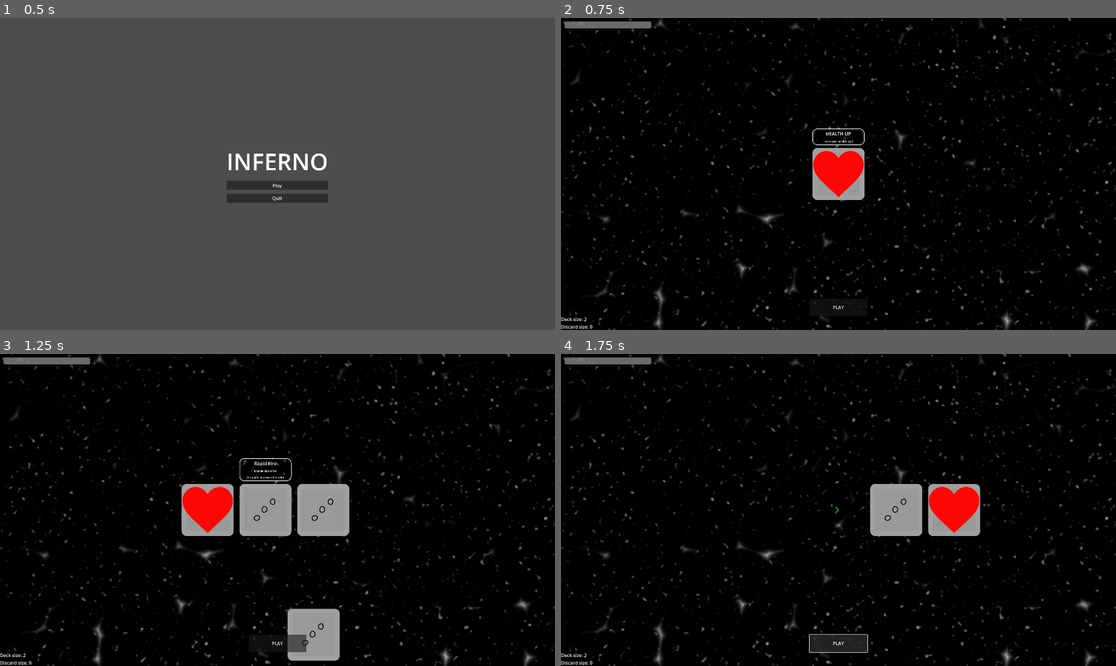
Above: before the commit, frames 1-4 (two rows, left to right).
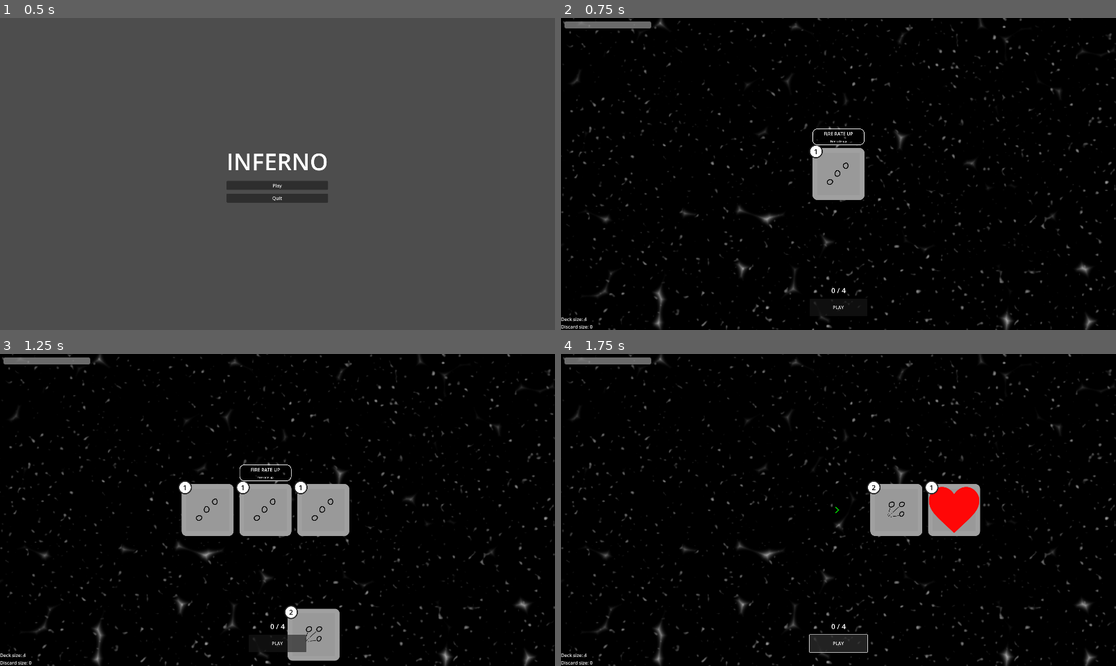
Above: after the commit, the same moments.

Repository: wpuerner/inferno
Game: Godot game, scene res://scenes/main_menu.tscn
The game is run twice, just before and just after one commit, with the same random seed, the same clock (stepped at 60 frames per second) and the same inputs.
Inputs:
- Up to frame 1 (0.5 s): no input
- Up to frame 2 (0.75 s): click "Play" at 0.5 s
- Up to frame 3 (1.25 s): no input
- Up to frame 4 (1.75 s): click "PLAY" at 1.25 s

Frame 1 is identical in both runs. In frame 2, 1.1% of the frame differs, in the area x 4-55%, y 36-98%; in frame 3, 1.5%, in the area x 4-59%, y 33-98%; in frame 4, 0.3%.

Commit message:
add costs to runes and enforce max hand cost

Diff:
--- a/scenes/interface/hand_interface/hand.gd
+++ b/scenes/interface/hand_interface/hand.gd
@@ -2,9 +2,12 @@
 
 signal was_closed
 
+@export var capacity_label: Label
+
 @onready var deck_global_position: Vector2 = Vector2(get_viewport_rect().size.x / 2, get_viewport_rect().size.y + 200)
 
 const SEPARATION: int = 200
+const MAX_CAPACITY: int = 4
 
 var selected_cards: Array[RuneCard] = []
 
@@ -13,6 +16,7 @@
 		card.rune.activate()
 
 func open_with_runes(runes: Array[Rune]):
+	_update_capacity_label()
 	for rune in runes:
 		add_rune(rune)
 		await get_tree().create_timer(0.2).timeout
@@ -55,8 +59,19 @@
 	var y_pos: int = 0
 	if selected_cards.has(rune_card):
 		selected_cards.erase(rune_card)
-	else:
+	elif _hand_cost() + rune_card.rune.cost <= MAX_CAPACITY:
 		selected_cards.append(rune_card)
 		y_pos = -100
 	var tween: Tween = get_tree().create_tween()
 	tween.tween_property(rune_card, "position", Vector2(rune_card.position.x, y_pos), 0.1)
+	_update_capacity_label()
+
+func _hand_cost() -> int:
+	if selected_cards.is_empty(): return 0
+	var sum: int = 0
+	for card in selected_cards:
+		sum += card.rune.cost
+	return sum
+
+func _update_capacity_label():
+	capacity_label.text = str(_hand_cost(), " / ", MAX_CAPACITY)
--- a/scenes/main.tscn
+++ b/scenes/main.tscn
@@ -7,6 +7,7 @@
 [ext_resource type="Script" path="res://scenes/debug_display.gd" id="11_yos21"]
 [ext_resource type="Script" path="res://scenes/handlers/rune_pool.gd" id="12_pu1ml"]
 [ext_resource type="PackedScene" uid="uid://drn72cu2ncene" path="res://scenes/runes/rapid_fire/rapid_fire.tscn" id="13_g0dpi"]
+[ext_resource type="PackedScene" uid="uid://v55nyikrr6u6" path="res://scenes/runes/scatter_shot/scatter_shot.tscn" id="15_2rxl3"]
 [ext_resource type="PackedScene" uid="uid://bol8r1078ljn6" path="res://scenes/interface/hand_interface/hand.tscn" id="19_j6yop"]
 [ext_resource type="PackedScene" uid="uid://dyxjrdhdnrs2b" path="res://scenes/game_camera.tscn" id="20_q2ocl"]
 
@@ -60,6 +61,10 @@
 [node name="HealthUp2" parent="RunePool" instance=ExtResource("6_xrlci")]
 
 [node name="HealthUp3" parent="RunePool" instance=ExtResource("6_xrlci")]
+
+[node name="ScatterShot" parent="RunePool" instance=ExtResource("15_2rxl3")]
+
+[node name="ScatterShot2" parent="RunePool" instance=ExtResource("15_2rxl3")]
 
 [node name="GameplayOverlayCanvasLayer" type="CanvasLayer" parent="."]
 
@@ -124,9 +129,9 @@
 "
 
 [node name="HandCanvasLayer" type="CanvasLayer" parent="."]
-visible = false
 
-[node name="Hand" parent="HandCanvasLayer" instance=ExtResource("19_j6yop")]
+[node name="Hand" parent="HandCanvasLayer" node_paths=PackedStringArray("capacity_label") instance=ExtResource("19_j6yop")]
+capacity_label = NodePath("../MarginContainer/VBoxContainer/CapacityLabel")
 
 [node name="MarginContainer" type="MarginContainer" parent="HandCanvasLayer"]
 anchors_preset = 15
@@ -136,7 +141,21 @@
 grow_vertical = 2
 theme_override_constants/margin_bottom = 48
 
-[node name="PlayButton" type="Button" parent="HandCanvasLayer/MarginContainer"]
+[node name="VBoxContainer" type="VBoxContainer" parent="HandCanvasLayer/MarginContainer"]
+layout_mode = 2
+size_flags_horizontal = 4
+size_flags_vertical = 8
+theme_override_constants/separation = 12
+alignment = 2
+
+[node name="CapacityLabel" type="Label" parent="HandCanvasLayer/MarginContainer/VBoxContainer"]
+layout_mode = 2
+theme_override_font_sizes/font_size = 24
+text = "4 / 4"
+horizontal_alignment = 1
+vertical_alignment = 1
+
+[node name="PlayButton" type="Button" parent="HandCanvasLayer/MarginContainer/VBoxContainer"]
 custom_minimum_size = Vector2(200, 60)
 layout_mode = 2
 size_flags_horizontal = 4
@@ -164,5 +183,5 @@
 [connection signal="was_killed" from="Player" to="." method="_on_player_was_killed"]
 [connection signal="pressed" from="GameplayMenuCanvasLayer/GameOverMenu/MarginContainer/HBoxContainer/NewRunButton" to="." method="_on_new_run_button_pressed"]
 [connection signal="pressed" from="GameplayMenuCanvasLayer/GameOverMenu/MarginContainer/HBoxContainer/QuitButton" to="." method="_on_quit_button_pressed"]
-[connection signal="pressed" from="HandCanvasLayer/MarginContainer/PlayButton" to="." method="_on_play_button_pressed"]
+[connection signal="pressed" from="HandCanvasLayer/MarginContainer/VBoxContainer/PlayButton" to="." method="_on_play_button_pressed"]
 [connection signal="timeout" from="EnemySpawnTimer" to="." method="_on_enemy_spawn_timer_timeout"]
--- a/scenes/runes/health_up/health_up.tscn
+++ b/scenes/runes/health_up/health_up.tscn
@@ -11,3 +11,4 @@
 display_name = "HEALTH UP"
 icon = ExtResource("4_ispdr")
 effect_description = "Increases health by 1"
+cost = 1
--- a/scenes/runes/rapid_fire/rapid_fire.tscn
+++ b/scenes/runes/rapid_fire/rapid_fire.tscn
@@ -5,7 +5,7 @@
 
 [node name="RapidFire" type="Node"]
 script = ExtResource("1_ju18h")
-display_name = "Rapid Fire"
+display_name = "FIRE RATE UP"
 icon = ExtResource("1_0otus")
-effect_description = "Enable auto-fire"
-stack_description = "On stack: increase fire rate"
+effect_description = "Fire rate up"
+cost = 1
--- a/scenes/runes/rune.gd
+++ b/scenes/runes/rune.gd
@@ -5,6 +5,7 @@
 @export var rarity: Rarity
 @export var effect_description: String
 @export var stack_description: String
+@export var cost: int
 
 var is_in_deck: bool = false
 
--- a/scenes/runes/rune_card/rune_card.gd
+++ b/scenes/runes/rune_card/rune_card.gd
@@ -12,6 +12,7 @@
 			var label: Label = $InfoPanel.find_child("StackDescriptionLabel")
 			label.visible = true
 			label.text = rune.stack_description
+		$Panel/CostLabel.text = str(rune.cost)
 
 func _on_mouse_entered():
 	$InfoPanel.visible = true
--- a/scenes/runes/rune_card/rune_card.tscn
+++ b/scenes/runes/rune_card/rune_card.tscn
@@ -16,6 +16,18 @@
 corner_radius_top_right = 16
 corner_radius_bottom_right = 16
 corner_radius_bottom_left = 16
+
+[sub_resource type="StyleBoxFlat" id="StyleBoxFlat_4u1pi"]
+bg_color = Color(1, 1, 1, 1)
+border_width_left = 4
+border_width_top = 4
+border_width_right = 4
+border_width_bottom = 4
+border_color = Color(0.158472, 0.158472, 0.158472, 1)
+corner_radius_top_left = 24
+corner_radius_top_right = 24
+corner_radius_bottom_right = 24
+corner_radius_bottom_left = 24
 
 [sub_resource type="StyleBoxFlat" id="StyleBoxFlat_6rnb1"]
 bg_color = Color(0.6, 0.6, 0.6, 0)
@@ -61,6 +73,20 @@
 texture = ExtResource("2_5786a")
 expand_mode = 4
 stretch_mode = 5
+
+[node name="CostLabel" type="Label" parent="Panel"]
+custom_minimum_size = Vector2(24, 24)
+layout_mode = 0
+offset_left = -12.0
+offset_top = -12.0
+offset_right = 36.0
+offset_bottom = 36.0
+theme_override_colors/font_color = Color(0, 0, 0, 1)
+theme_override_font_sizes/font_size = 24
+theme_override_styles/normal = SubResource("StyleBoxFlat_4u1pi")
+text = "X"
+horizontal_alignment = 1
+vertical_alignment = 1
 
 [node name="InfoPanel" type="PanelContainer" parent="."]
 visible = false
--- a/scenes/runes/scatter_shot/scatter_shot.tscn
+++ b/scenes/runes/scatter_shot/scatter_shot.tscn
@@ -1,15 +1,12 @@
-[gd_scene load_steps=5 format=3 uid="uid://v55nyikrr6u6"]
+[gd_scene load_steps=3 format=3 uid="uid://v55nyikrr6u6"]
 
 [ext_resource type="Script" path="res://scenes/runes/rune.gd" id="1_77t4u"]
 [ext_resource type="Texture2D" uid="uid://dq60mih5gtp40" path="res://scenes/runes/scatter_shot/scatter_shot.png" id="1_r3fvv"]
-[ext_resource type="PackedScene" uid="uid://c7c1ltjxfrbc3" path="res://scenes/modifiers/num_bullets_up/num_bullets_up.tscn" id="2_uyrms"]
-[ext_resource type="PackedScene" uid="uid://onldtuo6sjwy" path="res://scenes/modifiers/spread_angle_up/spread_angle_up.tscn" id="3_m7wa6"]
 
 [node name="ScatterShot" type="Node"]
 script = ExtResource("1_77t4u")
 display_name = "Scatter Shot"
-texture = ExtResource("1_r3fvv")
-
-[node name="NumBulletsUp" parent="." instance=ExtResource("2_uyrms")]
-
-[node name="SpreadAngleUp" parent="." instance=ExtResource("3_m7wa6")]
+icon = ExtResource("1_r3fvv")
+effect_description = "+2 Projectiles"
+stack_description = "+1 Projectiles"
+cost = 2
Not shown: 1 places in scenes/main.tscn that only renumber resources
Not shown: 1 places in scenes/runes/rune_card/rune_card.tscn that only renumber resources
